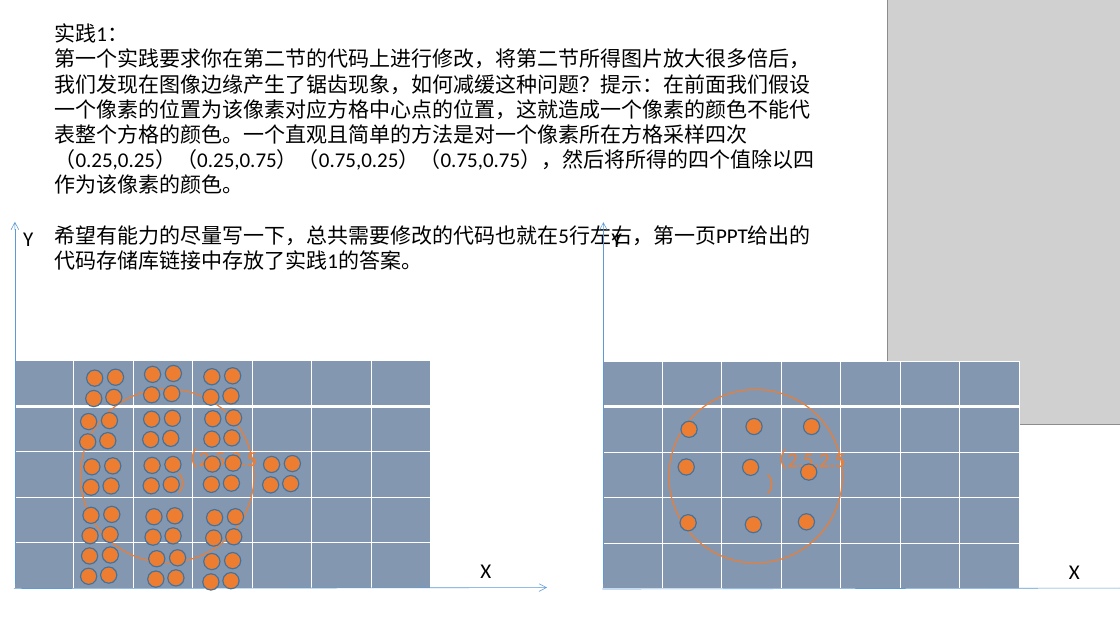
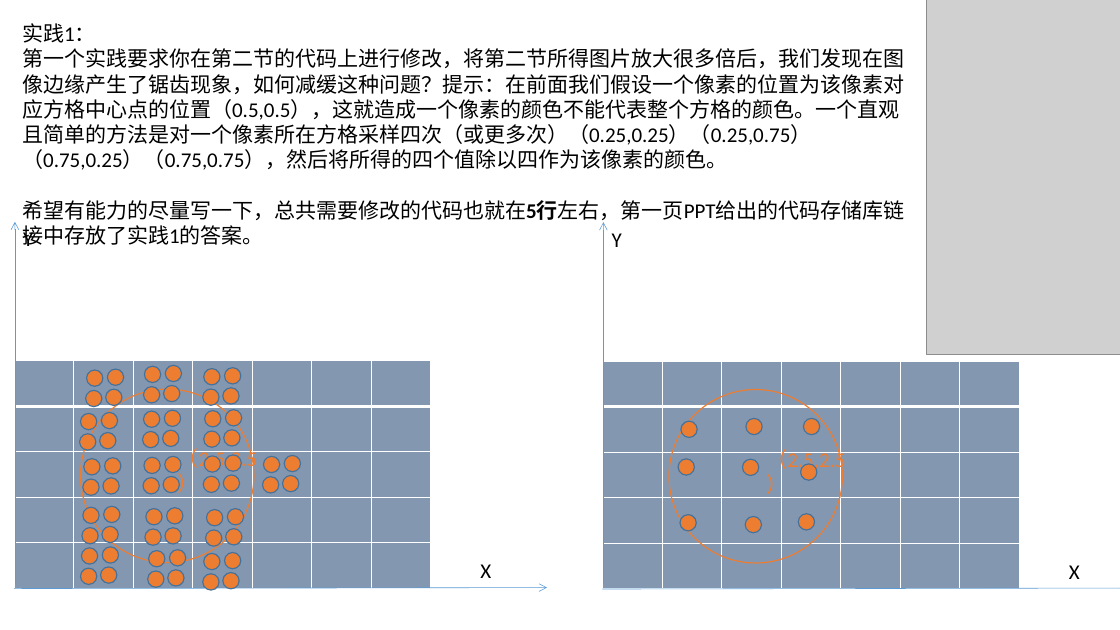
Before and after one commit to lvcheng1229/Rasterization, a slide deck: slide 22 of Rasterrization.pptx. Drawn at 1120x630 pixels with LibreOffice and Linux fonts; fonts in the diff are those of the drawing; grey boxes stand for pictures. Boxes give left, top, right and bottom in pixels: in the first picture for what was removed or moved away, otherwise in the second. Text is boxed around its words. In the diff, an @@ line names an element or a change of style, - is before the commit and + after.

```diff
--- a/Rasterrization.pptx
+++ b/Rasterrization.pptx
@@ text "实践1：": place and size @@
-text "实践1：" at [55, 23, 815, 270]
+text "实践1：" at [22, 23, 904, 246]
@@ picture: place and size @@
-picture at [888, 0, 1120, 424]
+picture at [927, 0, 1120, 354]
@@ text at [22, 48, 904, 170]: text changed @@
-第一个实践要求你在第二节的代码上进行修改，将第二节所得图片放大很多倍后，我们发现在图像边缘产生了锯齿现象，如何减缓这种问题？提示：在前面我们假设一个像素的位置为该像素对应方格中心点的位置，这就造成一个像素的颜色不能代表整个方格的颜色。一个直观且简单的方法是对一个像素所在方格采样四次（0.25,0.25）（0.25,0.75）（0.75,0.25）（0.75,0.75），然后将所得的四个值除以四作为该像素的颜色。
+第一个实践要求你在第二节的代码上进行修改，将第二节所得图片放大很多倍后，我们发现在图像边缘产生了锯齿现象，如何减缓这种问题？提示：在前面我们假设一个像素的位置为该像素对应方格中心点的位置（0.5,0.5），这就造成一个像素的颜色不能代表整个方格的颜色。一个直观且简单的方法是对一个像素所在方格采样四次（或更多次）（0.25,0.25）（0.25,0.75）（0.75,0.25）（0.75,0.75），然后将所得的四个值除以四作为该像素的颜色。
@@ text at [22, 200, 904, 246]: bold on in "希望有能力的尽量写一下，总共需要修改的代码也就在5行左右，第一页PPT给出的代码存储库链接中存放了实践1的答案。" @@
```
Also in this commit, not shown: 2 other slides changed, 1 slide added, 4 other files.
